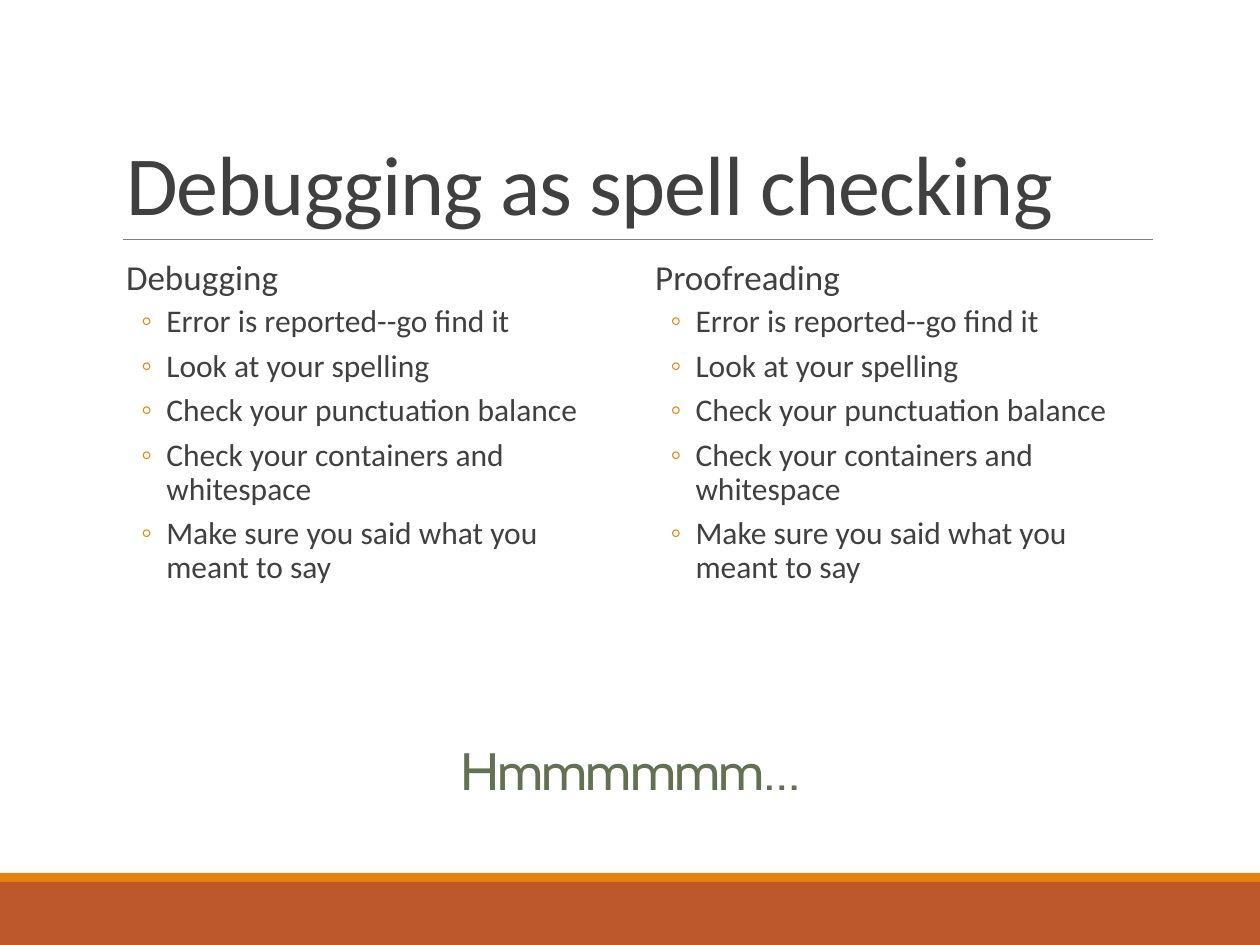
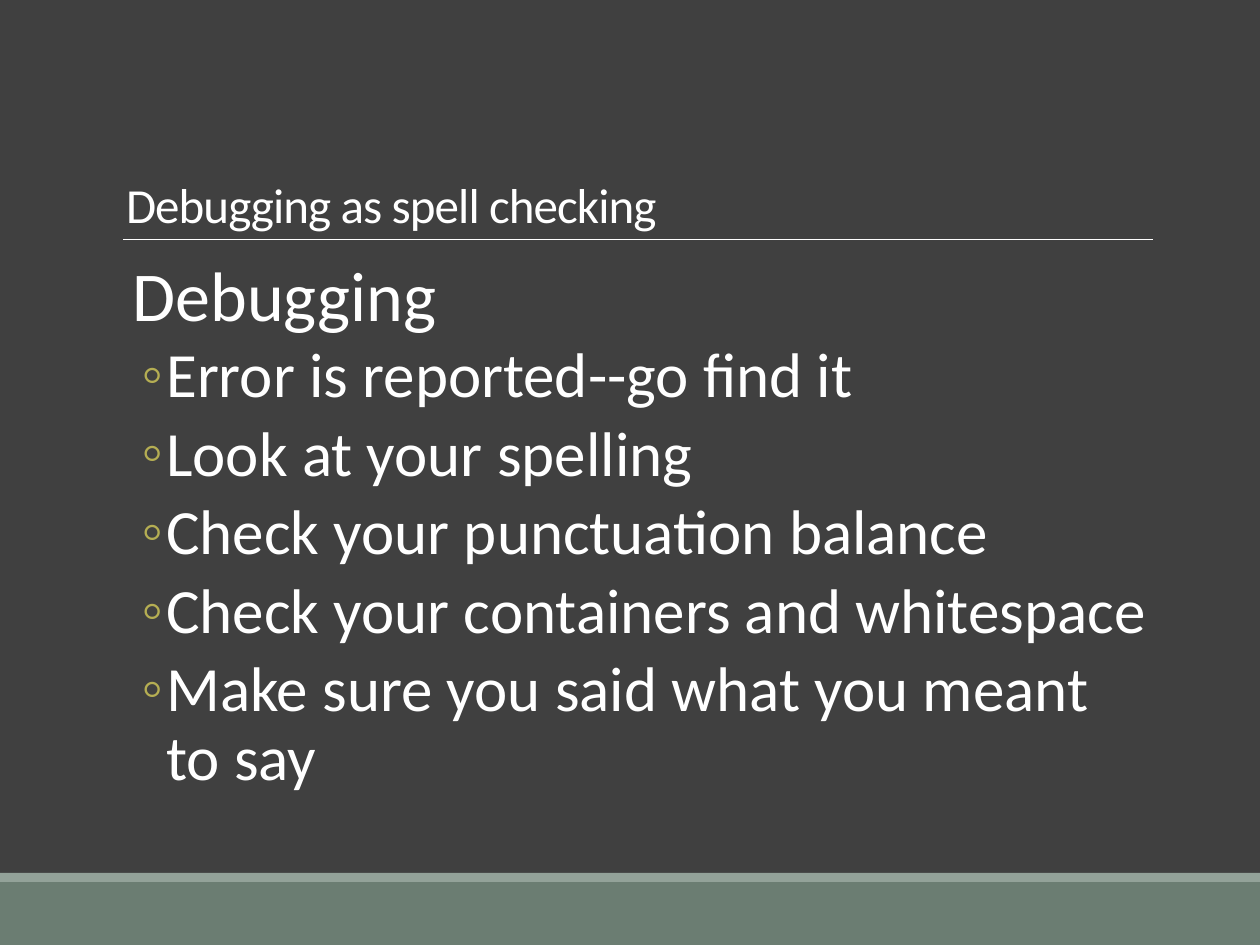
Before and after one commit to elliewix/IS-452-Spring2019, a slide deck: slide 35 of SUMMER2018-Lectures/IS452Fall2017Week01.pptx (slide 33 before the commit). Drawn at 1260x945 pixels with LibreOffice and Linux fonts; fonts in the diff are those of the drawing. Boxes give left, top, right and bottom in pixels: in the first picture for what was removed or moved away, otherwise in the second. Text is boxed around its words. In the diff, an @@ line names an element or a change of style, - is before the commit and + after.

```diff
--- a/SUMMER2018-Lectures/IS452Fall2017Week01.pptx
+++ b/SUMMER2018-Lectures/IS452Fall2017Week01.pptx
@@ background #FFFFFF to #404040 @@
@@ title "Debugging as spell checking" at (126, 189, 656, 232): size 48 to 28 pt, text colour #404040 to #FFFFFF @@
@@ line (123, 239) - (1153, 239): stroke #808080 0.5 pt to #FFFFFF 0.5 pt @@
@@ text "Debugging" at (133, 272, 1145, 790): size 20 to 40 pt in "Debugging"; text colour #404040 to #FFFFFF, size 18 to 36 pt; bullet colour #E48312 to #B5AE53 @@
@@ text removed at (655, 265, 1106, 583) @@
-  Proofreading
-  ◦ Error is reported--go find it
-  ◦ Look at your spelling
-  ◦ Check your punctuation balance
-  ◦ Check your containers and whitespace
-  ◦ Make sure you said what you meant to say
@@ text removed at (460, 753, 800, 790) @@
-Hmmmmmm…
@@ rectangle at (0, 882, 1260, 945): fill #BD582C to #6B7D72 @@
@@ rectangle at (0, 873, 1260, 882): fill #E48312 to #93A299 @@
```
Also in this commit, not shown: 41 other slides changed, 2 slides added, 1 other file.
